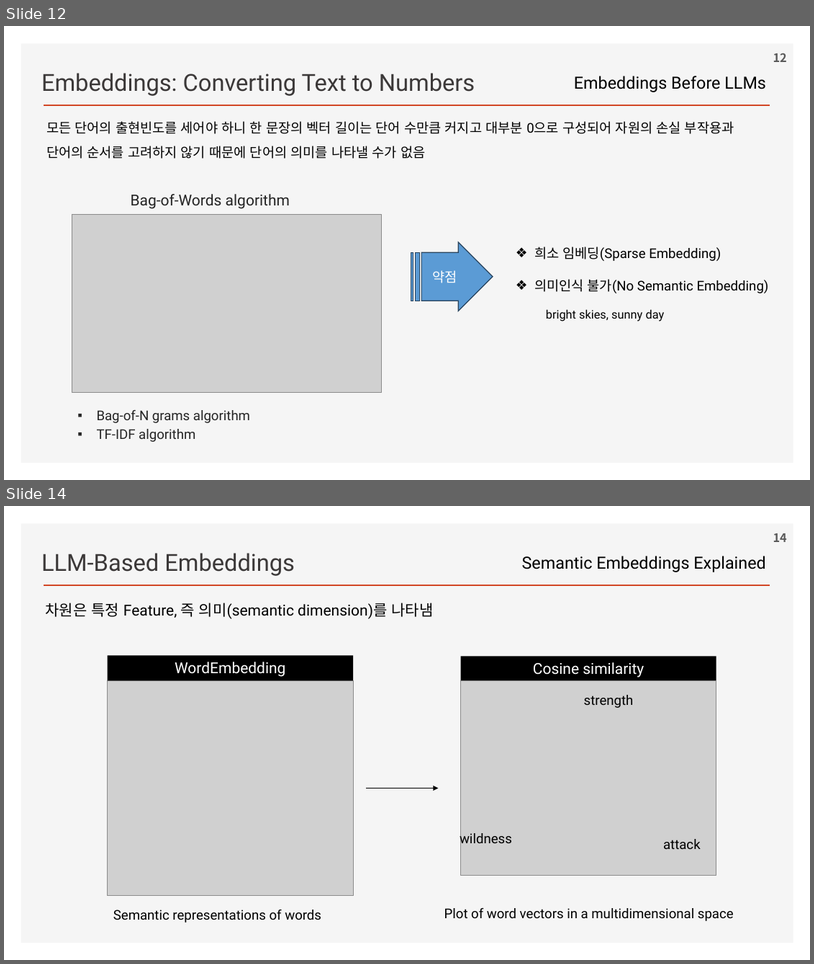
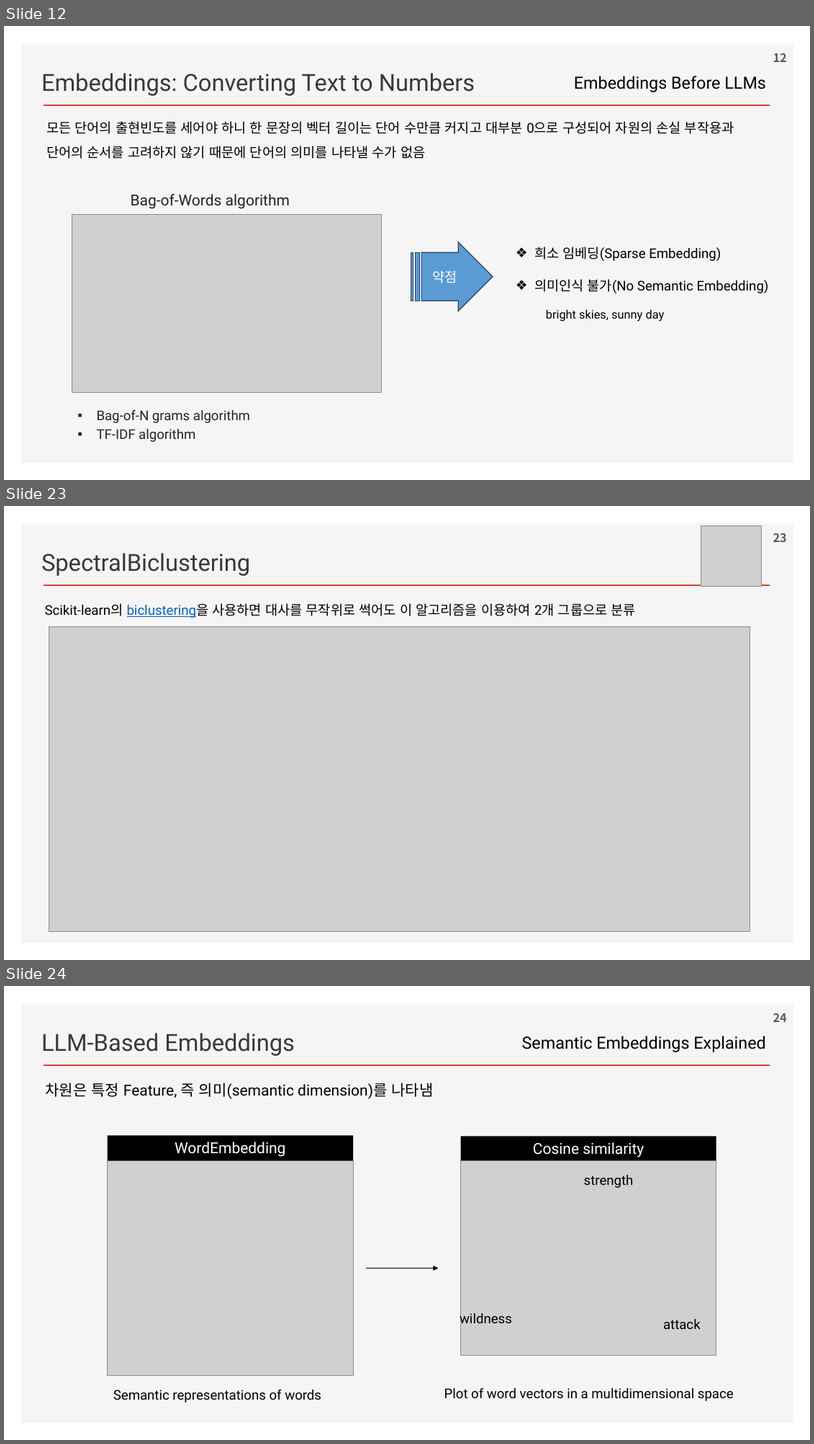
Before and after one commit to ancestor9/2026_Fall_Learning-Langchain-AI-Agent, a slide deck: ppts/CHAPTER 2 RAG Part I_Indexing Your Data.pptx. Shown one above the other, each under a label of ours: slides 12 and 14 before the commit, slides 12, 23 and 24 after it; the slides between them are not shown. The pictures are 814x964 and 814x1444 pixels, drawn with LibreOffice and Linux fonts; fonts in the diff are those of the drawing; grey boxes stand for pictures; background and template pictures are left out. Boxes give left, top, right and bottom in pixels: in the first picture for what was removed or moved away, otherwise in the second. Text is boxed around its words. In the diff, an @@ line names an element or a change of style, - is before the commit and + after.

```diff
--- a/ppts/CHAPTER 2 RAG Part I_Indexing Your Data.pptx
+++ b/ppts/CHAPTER 2 RAG Part I_Indexing Your Data.pptx
@@ slide 23 added at (x1=4, y1=506, x2=810, y2=960), background #FFFFFF; not listed: 2 template elements that a slide beside it also shows @@
@@ picture added at (x1=701, y1=526, x2=761, y2=587) @@
@@ page number added at (x1=774, y1=533, x2=787, y2=542), 14 pt, text #595959, bold @@
+23
@@ text added at (x1=41, y1=553, x2=250, y2=576), 28 pt, text #3B3838 @@
+SpectralBiclustering
@@ text added at (x1=45, y1=603, x2=636, y2=618), 16 pt, text #000000 @@
+Scikit-learn의 biclustering을 사용하면 대사를 무작위로 썩어도 이 알고리즘을 이용하여 2개 그룹으로 분류
@@ picture added at (x1=49, y1=627, x2=751, y2=932) @@
@@ what was slide 14 is now slide 24 @@
@@ page number at (x1=774, y1=1013, x2=787, y2=1022): text changed @@
-14
+24
```
Also in this commit, not shown: 1 slide changed, 9 other slides added.
